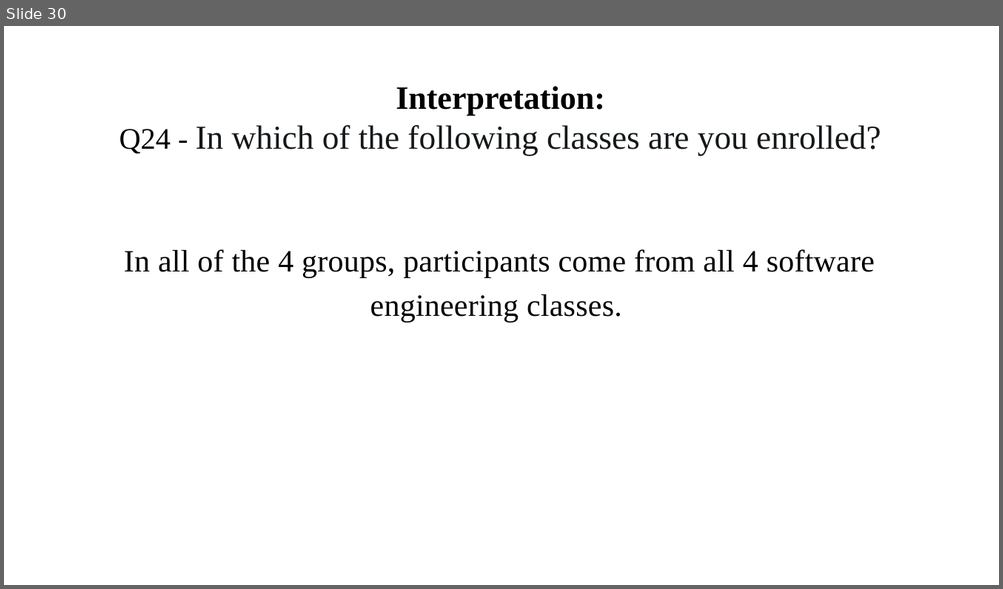
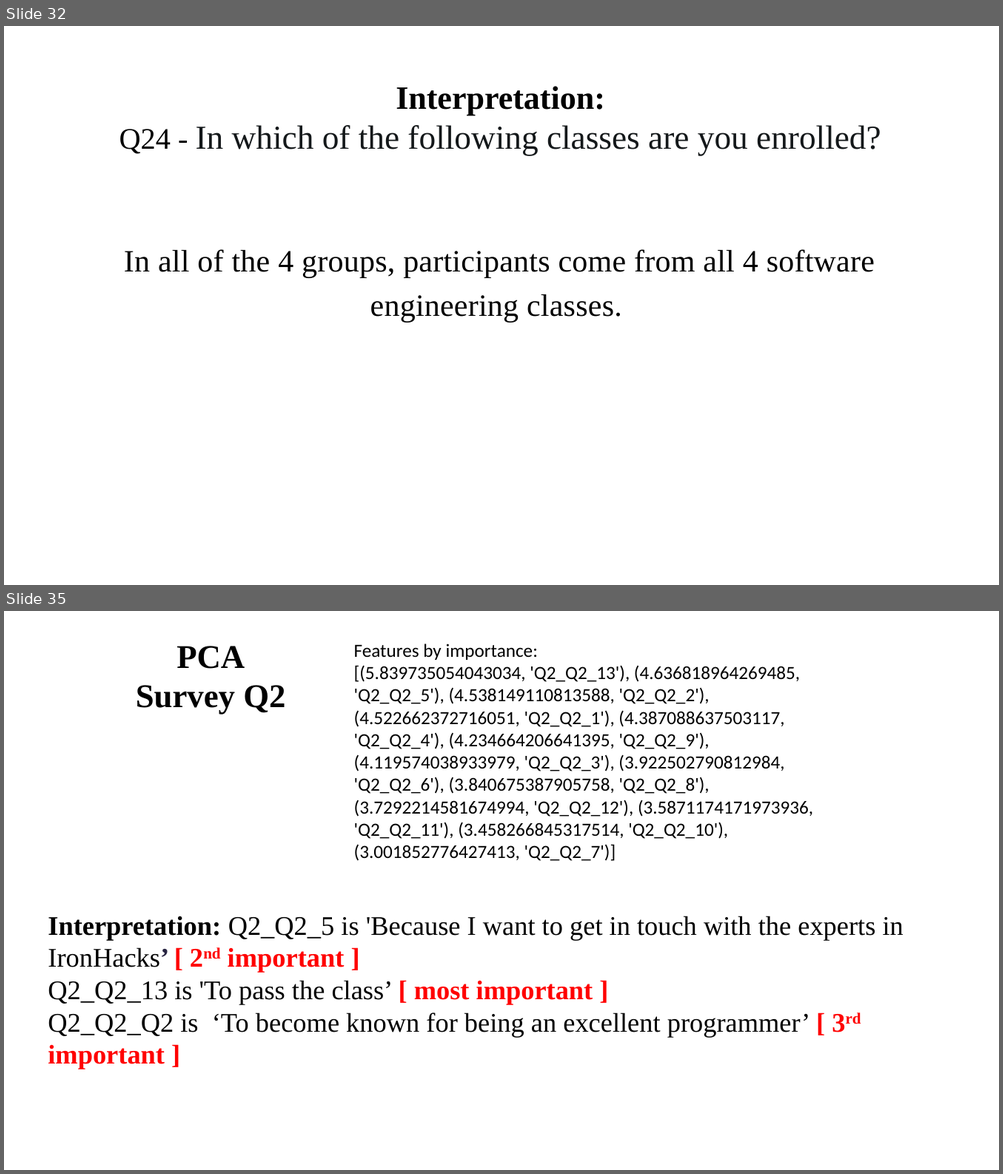
Before and after one commit to ironhacks/spring-2017-analysis, a slide deck: surveys/survey_analysis_and_pca_theory.pptx. Shown one above the other, each under a label of ours: slide 30 before the commit, slides 32 and 35 after it; the slides between them are not shown. The pictures are 1003x589 and 1003x1174 pixels, drawn with LibreOffice and Linux fonts; fonts in the diff are those of the drawing. Boxes give left, top, right and bottom in pixels: in the first picture for what was removed or moved away, otherwise in the second. Text is boxed around its words. In the diff, an @@ line names an element or a change of style, - is before the commit and + after.

Commit message:
survey update

```diff
--- a/surveys/survey_analysis_and_pca_theory.pptx
+++ b/surveys/survey_analysis_and_pca_theory.pptx
@@ slide 35 added at [4, 611, 999, 1170], background #FFFFFF @@
@@ title added at [136, 646, 285, 715], 32 pt, text #000000, bold @@
+PCA
+Survey Q2
@@ text added at [354, 644, 813, 861], 18 pt, text #000000 @@
+Features by importance:
+[(5.839735054043034, 'Q2_Q2_13'), (4.636818964269485, 'Q2_Q2_5'), (4.538149110813588, 'Q2_Q2_2'), (4.522662372716051, 'Q2_Q2_1'), (4.387088637503117, 'Q2_Q2_4'), (4.234664206641395, 'Q2_Q2_9'), (4.119574038933979, 'Q2_Q2_3'), (3.922502790812984, 'Q2_Q2_6'), (3.840675387905758, 'Q2_Q2_8'), (3.7292214581674994, 'Q2_Q2_12'), (3.5871174171973936, 'Q2_Q2_11'), (3.458266845317514, 'Q2_Q2_10'), (3.001852776427413, 'Q2_Q2_7')]
@@ text added at [48, 916, 903, 1069], 26 pt, text #000000 @@
+Interpretation: Q2_Q2_5 is 'Because I want to get in touch with the experts in IronHacks’ [ 2nd important ]
+Q2_Q2_13 is 'To pass the class’ [ most important ]
+Q2_Q2_Q2 is ‘To become known for being an excellent programmer’ [ 3rd important ]
@@ what was slide 30 is now slide 32 @@
```
Also in this commit, not shown: 4 other slides added, 3 other files.
